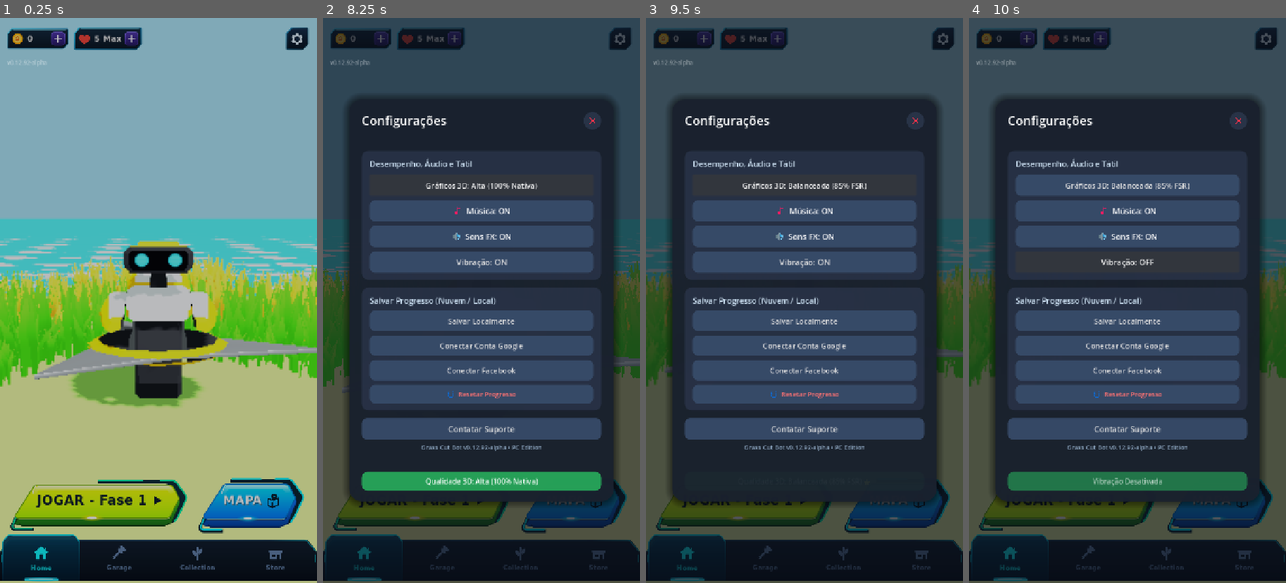
Above: before the commit, frames 1-4 (left to right).
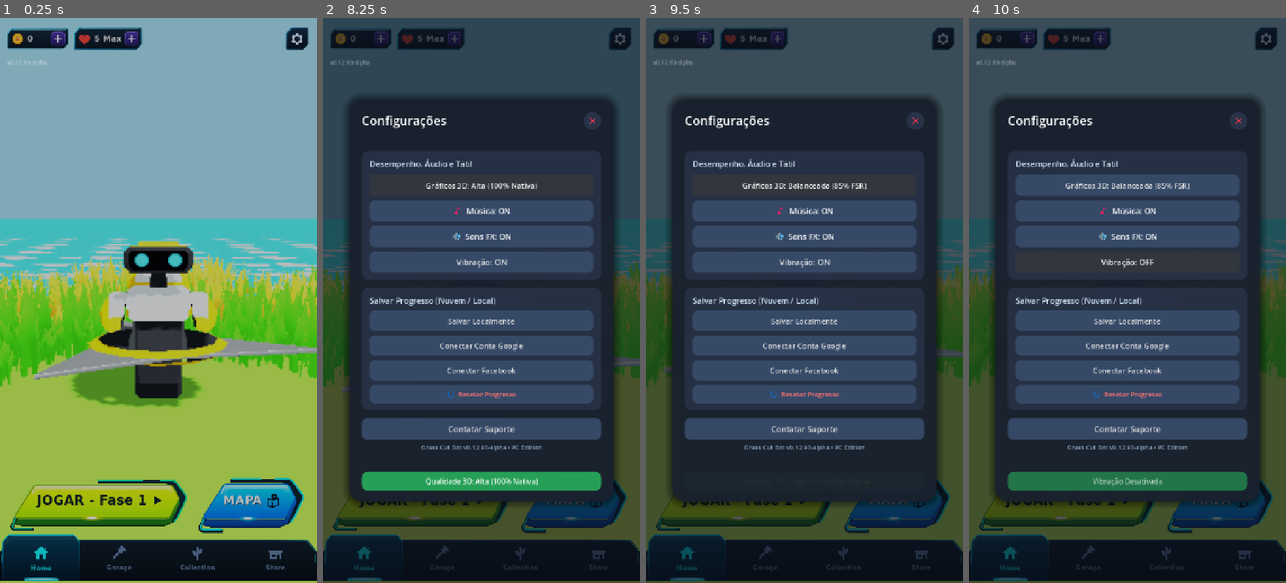
Above: after the commit, the same moments.

Repository: rogerbif/grass-cut-bot
Game: Godot game, scene res://scenes/menu/main_menu.tscn
Two runs of this game, one before a commit and one after it. Both use one fixed random seed, a clock stepped at 60 frames per second and the inputs below.
Inputs (mouse positions are in pixels of both pictures, inside the frame that each line leads up to):
- Up to frame 1 (0.25 s): no input
- Up to frame 2 (8.25 s): click (620, 40) at 0.5 s; click (421, 503) at 1.25 s; click (421, 503) at 2 s; click (380, 40) at 2.77 s; click (576, 503) at 3.5 s; click (364, 560) at 4.25 s; click (443, 560) at 5 s; click (519, 560) at 5.75 s; click (598, 560) at 6.5 s; click "Gráficos 3D: Balanceada (85% …" at 7.25 s; click "Gráficos 3D: Econômica (70% F…" at 8 s
- Up to frame 3 (9.5 s): click "Gráficos 3D: Alta (100% Nativ…" at 8.75 s
- Up to frame 4 (10 s): tap Enter at 9.5, 9.6 s; move the mouse to (1197, 272) at 9.52 s; hold Right (ui_right) from 9.53 s (still down); click (1197, 272) at 9.67 s; tap Space at 9.77 s

The runs differ from the first frame. In frame 1, 24% of the frame differs, in the area x 0-100%, y 8-100%; in frame 2, less than 0.1%; in frame 3, less than 0.1%; in frame 4, less than 0.1%.

Commit message:
feat(gameplay): reduz velocidade do bot em 40% e afasta distancia inicial da camera em 40% (v0.12.93-alpha)

Diff:
--- a/project.godot
+++ b/project.godot
@@ -8,12 +8,12 @@
 
 config_version=5
 
-"ÃƒÆ’Ã‚Â¯Ãƒâ€šÃ‚Â»Ãƒâ€šÃ‚Â¿config_version"=5
+"ÃƒÆ’Ã†â€™Ãƒâ€šÃ‚Â¯ÃƒÆ’Ã¢â‚¬Å¡Ãƒâ€šÃ‚Â»ÃƒÆ’Ã¢â‚¬Å¡Ãƒâ€šÃ‚Â¿config_version"=5
 
 [application]
 
 config/name="Grass Cut Bot"
-config/version="0.12.92-alpha"
+config/version="0.12.93-alpha"
 run/main_scene="res://scenes/menu/main_menu.tscn"
 config/features=PackedStringArray("4.7", "Mobile")
 boot_splash/image="uid://3pegaomvcdut"
--- a/scenes/editor/level_editor.tscn
+++ b/scenes/editor/level_editor.tscn
@@ -16,48 +16,47 @@
 ambient_light_energy = 0.88
 tonemap_mode = 2
 
-[node name="LevelEditor" type="Node3D"]
+[node name="LevelEditor" type="Node3D" unique_id=2051962520]
 script = ExtResource("1_editor")
 
-[node name="WorldEnvironment" type="WorldEnvironment" parent="."]
+[node name="WorldEnvironment" type="WorldEnvironment" parent="." unique_id=594526479]
 environment = SubResource("Environment_editor")
 
-[node name="DirectionalLight3D" type="DirectionalLight3D" parent="."]
+[node name="DirectionalLight3D" type="DirectionalLight3D" parent="." unique_id=1015307250]
 transform = Transform3D(0.866025, -0.353553, 0.353553, 0, 0.707107, 0.707107, -0.5, -0.612372, 0.612372, 0, 15, 0)
 shadow_enabled = true
 directional_shadow_max_distance = 55.0
 
-[node name="WaterOcean" parent="." instance=ExtResource("2_water")]
+[node name="WaterOcean" parent="." unique_id=1504793508 instance=ExtResource("2_water")]
 
-[node name="IslandTilesContainer" type="Node3D" parent="."]
+[node name="IslandTilesContainer" type="Node3D" parent="." unique_id=52270086]
 
-[node name="CoastalLimitsBody" type="StaticBody3D" parent="."]
-collision_layer = 1
+[node name="CoastalLimitsBody" type="StaticBody3D" parent="." unique_id=1655125834]
 collision_mask = 0
 
-[node name="PlantsContainer" type="Node3D" parent="."]
+[node name="PlantsContainer" type="Node3D" parent="." unique_id=1022251278]
 
-[node name="ObstaclesContainer" type="Node3D" parent="."]
+[node name="ObstaclesContainer" type="Node3D" parent="." unique_id=1730125276]
 
-[node name="SpawnMarkerVisual" type="Node3D" parent="."]
+[node name="SpawnMarkerVisual" type="Node3D" parent="." unique_id=334744594]
 
-[node name="GridOverlay" type="Node3D" parent="."]
+[node name="GridOverlay" type="Node3D" parent="." unique_id=549283193]
 script = ExtResource("3_grid")
 
-[node name="EditorCamera" type="Camera3D" parent="."]
+[node name="EditorCamera" type="Camera3D" parent="." unique_id=1074964056]
 transform = Transform3D(1, 0, 0, 0, 0.559193, 0.829038, 0, -0.829038, 0.559193, 0, 12, 8)
 current = true
 fov = 46.0
 script = ExtResource("4_cam")
 
-[node name="PlaytestGameCamera" type="Camera3D" parent="."]
+[node name="PlaytestGameCamera" type="Camera3D" parent="." unique_id=15719698]
 transform = Transform3D(1, 0, 0, 0, 0.762668, 0.64679, 0, -0.64679, 0.762668, 0, 3.8756, 4.5809)
 fov = 48.0
 script = ExtResource("7_game_cam")
 
-[node name="CanvasLayer" type="CanvasLayer" parent="."]
+[node name="CanvasLayer" type="CanvasLayer" parent="." unique_id=1580969654]
 
-[node name="LevelEditorUI" parent="CanvasLayer" instance=ExtResource("5_ui")]
+[node name="LevelEditorUI" parent="CanvasLayer" unique_id=1299679456 instance=ExtResource("5_ui")]
 
-[node name="FloatingCoinManager" type="Node3D" parent="."]
+[node name="FloatingCoinManager" type="Node3D" parent="." unique_id=377834629]
 script = ExtResource("6_coins")
--- a/scenes/main.tscn
+++ b/scenes/main.tscn
@@ -42,7 +42,7 @@
 transform = Transform3D(1, 0, 0, 0, 1, 0, 0, 0, 1, 0, 0.1, 0)
 
 [node name="IsometricCamera" type="Camera3D" parent="."]
-transform = Transform3D(1, 0, 0, 0, 0.762668, 0.64679, 0, -0.64679, 0.762668, 0, 3.8756, 4.5809)
+transform = Transform3D(1, 0, 0, 0, 0.762668, 0.64679, 0, -0.64679, 0.762668, 0, 5.4258, 6.4133)
 current = true
 fov = 48.0
 script = ExtResource("5_camera")
--- a/scripts/camera/isometric_camera.gd
+++ b/scripts/camera/isometric_camera.gd
@@ -8,7 +8,7 @@
 @export var base_canonical_offset: Vector3 = Vector3(0.0, 7.7511, 9.1619) # 100% canônico (12.0m no Lv 6 MAX)
 @export var follow_speed: float = 8.0
 
-const MIN_DISTANCE_RATIO: float = 0.50 # 50% de distância no Lv 1 (6.0m)
+const MIN_DISTANCE_RATIO: float = 0.70 # Distância no Lv 1 (40% mais longe que os 50% anteriores: 8.4m)
 const MAX_DISTANCE_RATIO: float = 1.00 # 100% de distância no Lv 6 MAX (12.0m)
 const ZOOM_TWEEN_DURATION: float = 0.75
 
@@ -20,7 +20,7 @@
 var shake_duration: float = 0.0
 
 var _in_victory_cam: bool = false
-var _current_gameplay_offset: Vector3 = Vector3(0.0, 3.8756, 4.5809)
+var _current_gameplay_offset: Vector3 = Vector3(0.0, 5.4258, 6.4133)
 var _victory_offset: Vector3 = Vector3(0.0, 1.25, 4.0)
 var _current_rotation: Vector3 = Vector3.ZERO
 var _victory_tween: Tween = null
--- a/scripts/core/game_version.gd
+++ b/scripts/core/game_version.gd
@@ -2,17 +2,17 @@
 extends RefCounted
 
 ## Gerenciador Central de Versionamento - Grass Cut Bot (Game SemVer).
-## Fonte canÃƒÂ´nica para a versÃƒÂ£o do jogo, ciclo de maturidade (Alpha, Beta, Gold)
-## e compatibilidade de saves e presets de exportaÃƒÂ§ÃƒÂ£o.
+## Fonte canÃƒÆ’Ã‚Â´nica para a versÃƒÆ’Ã‚Â£o do jogo, ciclo de maturidade (Alpha, Beta, Gold)
+## e compatibilidade de saves e presets de exportaÃƒÆ’Ã‚Â§ÃƒÆ’Ã‚Â£o.
 
 const MAJOR: int = 0
 const MINOR: int = 12
-const PATCH: int = 91
+const PATCH: int = 93
 const STAGE: String = "ALPHA" # "PRE-ALPHA", "ALPHA", "BETA", "RC", "RELEASE"
 const BUILD_TYPE: String = "dev" # "dev", "nightly", "public"
 
-## Retorna a versÃƒÂ£o crua sem prefixo 'v' (ex: "0.12.67-alpha").
-## LÃƒÂª dinamicamente do ProjectSettings se disponÃƒÂ­vel para garantir sincronizaÃƒÂ§ÃƒÂ£o automÃƒÂ¡tica.
+## Retorna a versÃƒÆ’Ã‚Â£o crua sem prefixo 'v' (ex: "0.12.67-alpha").
+## LÃƒÆ’Ã‚Âª dinamicamente do ProjectSettings se disponÃƒÆ’Ã‚Â­vel para garantir sincronizaÃƒÆ’Ã‚Â§ÃƒÆ’Ã‚Â£o automÃƒÆ’Ã‚Â¡tica.
 static func get_raw_version() -> String:
 	var proj_ver: String = String(ProjectSettings.get_setting("application/config/version", ""))
 	if not proj_ver.is_empty():
@@ -22,18 +22,18 @@
 		base += "-%s" % STAGE.to_lower()
 	return base
 
-## Retorna a string semÃƒÂ¢ntica padrÃƒÂ£o com prefixo 'v' (ex: "v0.12.67-alpha")
+## Retorna a string semÃƒÆ’Ã‚Â¢ntica padrÃƒÆ’Ã‚Â£o com prefixo 'v' (ex: "v0.12.67-alpha")
 static func get_version_string() -> String:
 	var raw: String = get_raw_version()
 	if not raw.begins_with("v"):
 		return "v%s" % raw
 	return raw
 
-## Retorna o nome completo com tÃƒÂ­tulo do jogo (ex: "Grass Cut Bot v0.12.67-alpha")
+## Retorna o nome completo com tÃƒÆ’Ã‚Â­tulo do jogo (ex: "Grass Cut Bot v0.12.67-alpha")
 static func get_display_name() -> String:
 	return "Grass Cut Bot %s" % get_version_string()
 
-## Retorna um cÃƒÂ³digo numÃƒÂ©rico de versÃƒÂ£o para versionCode do Android (ex: 1267 para 0.12.67)
+## Retorna um cÃƒÆ’Ã‚Â³digo numÃƒÆ’Ã‚Â©rico de versÃƒÆ’Ã‚Â£o para versionCode do Android (ex: 1267 para 0.12.67)
 static func get_version_code() -> int:
 	var raw: String = get_raw_version()
 	var clean: String = raw.trim_prefix("v").split("-")[0]
@@ -42,27 +42,27 @@
 		return parts[0].to_int() * 10000 + parts[1].to_int() * 100 + parts[2].to_int()
 	return MAJOR * 10000 + MINOR * 100 + PATCH
 
-## Retorna se a versÃƒÂ£o atual ÃƒÂ© Pre-Alpha
+## Retorna se a versÃƒÆ’Ã‚Â£o atual ÃƒÆ’Ã‚Â© Pre-Alpha
 static func is_pre_alpha() -> bool:
 	return get_raw_version().to_upper().contains("PRE-ALPHA")
 
-## Retorna se a versÃƒÂ£o atual ÃƒÂ© Alpha
+## Retorna se a versÃƒÆ’Ã‚Â£o atual ÃƒÆ’Ã‚Â© Alpha
 static func is_alpha() -> bool:
 	return get_raw_version().to_upper().contains("ALPHA") and not is_pre_alpha()
 
-## Retorna se a versÃƒÂ£o atual ÃƒÂ© Beta
+## Retorna se a versÃƒÆ’Ã‚Â£o atual ÃƒÆ’Ã‚Â© Beta
 static func is_beta() -> bool:
 	return get_raw_version().to_upper().contains("BETA")
 
-## Retorna se a versÃƒÂ£o atual ÃƒÂ© Release Candidate (Freeze)
+## Retorna se a versÃƒÆ’Ã‚Â£o atual ÃƒÆ’Ã‚Â© Release Candidate (Freeze)
 static func is_rc() -> bool:
 	return get_raw_version().to_upper().contains("RC")
 
-## Retorna se a versÃƒÂ£o atual ÃƒÂ© de LanÃƒÂ§amento Comercial / Gold Master
+## Retorna se a versÃƒÆ’Ã‚Â£o atual ÃƒÆ’Ã‚Â© de LanÃƒÆ’Ã‚Â§amento Comercial / Gold Master
 static func is_release() -> bool:
 	return not is_pre_alpha() and not is_alpha() and not is_beta() and not is_rc()
 
-## Retorna um dicionÃƒÂ¡rio estruturado com todos os metadados da versÃƒÂ£o
+## Retorna um dicionÃƒÆ’Ã‚Â¡rio estruturado com todos os metadados da versÃƒÆ’Ã‚Â£o
 static func get_full_info() -> Dictionary:
 	var raw: String = get_raw_version()
 	var clean: String = raw.trim_prefix("v").split("-")[0]
--- a/scripts/core/upgrade_manager.gd
+++ b/scripts/core/upgrade_manager.gd
@@ -143,8 +143,8 @@
 	return 0.90 + float(blade_level - 1) * 0.10
 
 func get_cutter_speed() -> float:
-	# Velocidade base de 3.25m/s + 0.30m/s por nível (Lv 1 = 3.25m/s ... Lv 6 = 4.75m/s)
-	return 3.25 + float(blade_level - 1) * 0.30
+	# Velocidade reduzida em 40%: base de 1.95m/s + 0.18m/s por nível (Lv 1 = 1.95m/s ... Lv 6 = 2.85m/s)
+	return 1.95 + float(blade_level - 1) * 0.18
 
 func get_cutter_power() -> int:
 	return 1
--- a/scripts/cutter/cutter.gd
+++ b/scripts/cutter/cutter.gd
@@ -1,6 +1,6 @@
 extends CharacterBody3D
 
-@export var base_speed: float = 3.25
+@export var base_speed: float = 1.95
 @export var acceleration: float = 24.0
 @export var friction: float = 18.0
 @export var rotation_speed: float = 720.0 # Graus por segundo de rotação da serra em velocidade máxima (+20% ativo)
--- a/scripts/level/island_mesh_builder.gd
+++ b/scripts/level/island_mesh_builder.gd
@@ -25,11 +25,11 @@
 const FOAM_SHADER_PATH: String = "res://shaders/coastal_foam.gdshader"
 
 # Parâmetros Canônicos do Solo da Ilha e Falésias (Calibrados)
-static var ground_base_color: Color = Color(0.53, 0.81, 0.30, 1.0)
+static var ground_base_color: Color = Color(0.408, 0.698, 0.173, 1.0)
 static var ground_brightness: float = 0.95
 static var ground_diffuse_toon: bool = true
-const CLIFF_COLOR: Color = Color(0.4667, 0.2431, 0.1451, 1.0)
-const DIRT_COLOR: Color = Color(0.38, 0.25, 0.15, 1.0)
+const CLIFF_COLOR: Color = Color(0.745, 0.427, 0.25, 1.0)
+const DIRT_COLOR: Color = Color(0.538, 0.364, 0.231, 1.0)
 
 static var _island_material: StandardMaterial3D = null
 static var _foam_material: ShaderMaterial = null
--- a/tests/test_blade_progression.gd
+++ b/tests/test_blade_progression.gd
@@ -19,7 +19,7 @@
 	assert_true(UpgradeManager.blade_level == 1, "Nível inicial é 1")
 	assert_true(UpgradeManager.blade_xp == 0.0, "XP inicial é 0.0")
 	assert_true(is_equal_approx(UpgradeManager.get_blade_radius(), 0.90), "Raio do Nível 1 é 0.90m")
-	assert_true(is_equal_approx(UpgradeManager.get_cutter_speed(), 3.25), "Velocidade do Nível 1 é 3.25m/s")
+	assert_true(is_equal_approx(UpgradeManager.get_cutter_speed(), 1.95), "Velocidade do Nível 1 é 1.95m/s")
 	assert_true(UpgradeManager.get_blade_tier() == 1, "Tier visual no Nível 1 é 1")
 
 	# 2. Teste de Ganho de XP e Level Up (Lv 1 -> Lv 2: precisa de 50 XP)
@@ -30,7 +30,7 @@
 	UpgradeManager.add_blade_xp(25.0)
 	assert_true(UpgradeManager.blade_level == 2 and is_equal_approx(UpgradeManager.blade_xp, 0.0), "Subiu para Lv 2 com 50 XP")
 	assert_true(is_equal_approx(UpgradeManager.get_blade_radius(), 1.00), "Raio do Nível 2 é 1.00m")
-	assert_true(is_equal_approx(UpgradeManager.get_cutter_speed(), 3.55), "Velocidade do Nível 2 é 3.55m/s")
+	assert_true(is_equal_approx(UpgradeManager.get_cutter_speed(), 2.13), "Velocidade do Nível 2 é 2.13m/s")
 
 	# 3. Subir até Nível 6 (MAX)
 	# Lv 2 -> 3: 100 XP
@@ -42,7 +42,7 @@
 	UpgradeManager.add_blade_xp(180.0)
 	assert_true(UpgradeManager.blade_level == 4, "Subiu para Lv 4")
 	assert_true(is_equal_approx(UpgradeManager.get_blade_radius(), 1.20), "Raio do Nível 4 é 1.20m")
-	assert_true(is_equal_approx(UpgradeManager.get_cutter_speed(), 4.15), "Velocidade do Nível 4 é 4.15m/s")
+	assert_true(is_equal_approx(UpgradeManager.get_cutter_speed(), 2.49), "Velocidade do Nível 4 é 2.49m/s")
 
 	# Lv 4 -> 5: 280 XP
 	UpgradeManager.add_blade_xp(280.0)
@@ -53,7 +53,7 @@
 	UpgradeManager.add_blade_xp(400.0)
 	assert_true(UpgradeManager.blade_level == 6, "Subiu para Lv 6 (MAX)")
 	assert_true(is_equal_approx(UpgradeManager.get_blade_radius(), 1.40), "Raio do Nível 6 (MAX) é 1.40m")
-	assert_true(is_equal_approx(UpgradeManager.get_cutter_speed(), 4.75), "Velocidade do Nível 6 (MAX) é 4.75m/s")
+	assert_true(is_equal_approx(UpgradeManager.get_cutter_speed(), 2.85), "Velocidade do Nível 6 (MAX) é 2.85m/s")
 	assert_true(UpgradeManager.get_blade_tier() == 4, "Tier visual no Nível 6 é 4 (Hexagonal)")
 	assert_true(is_equal_approx(UpgradeManager.get_progress_ratio(), 1.0), "Ratio no MAX é 1.0 (100%)")
 
Not shown, changed: export_presets.cfg
Not shown: 1 places in scenes/editor/level_editor.tscn that only renumber resources
Not shown, changed: docs/01_visao_geral_e_gdd/DIRECAO_DE_ARTE_E_VISUAL.md
Not shown, changed: docs/04_sistemas_e_gameplay/ECONOMIA_E_OFICINA.md
Not shown, changed: docs/04_sistemas_e_gameplay/GAME_FEEL_E_HAPTICS.md
Not shown, added: docs/historico_melhorias/162_reducao_velocidade_bot_e_distancia_inicial_camera.md
Not shown, changed: docs/historico_melhorias/INDICE_MELHORIAS.md
